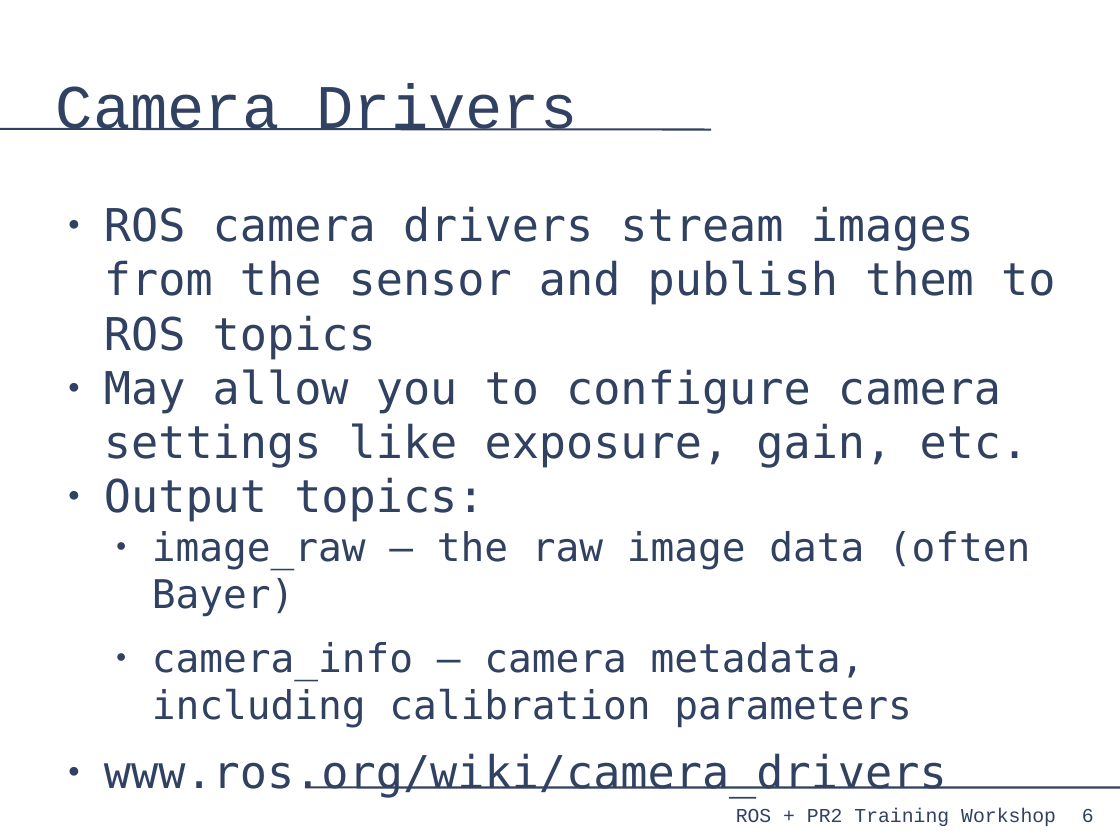
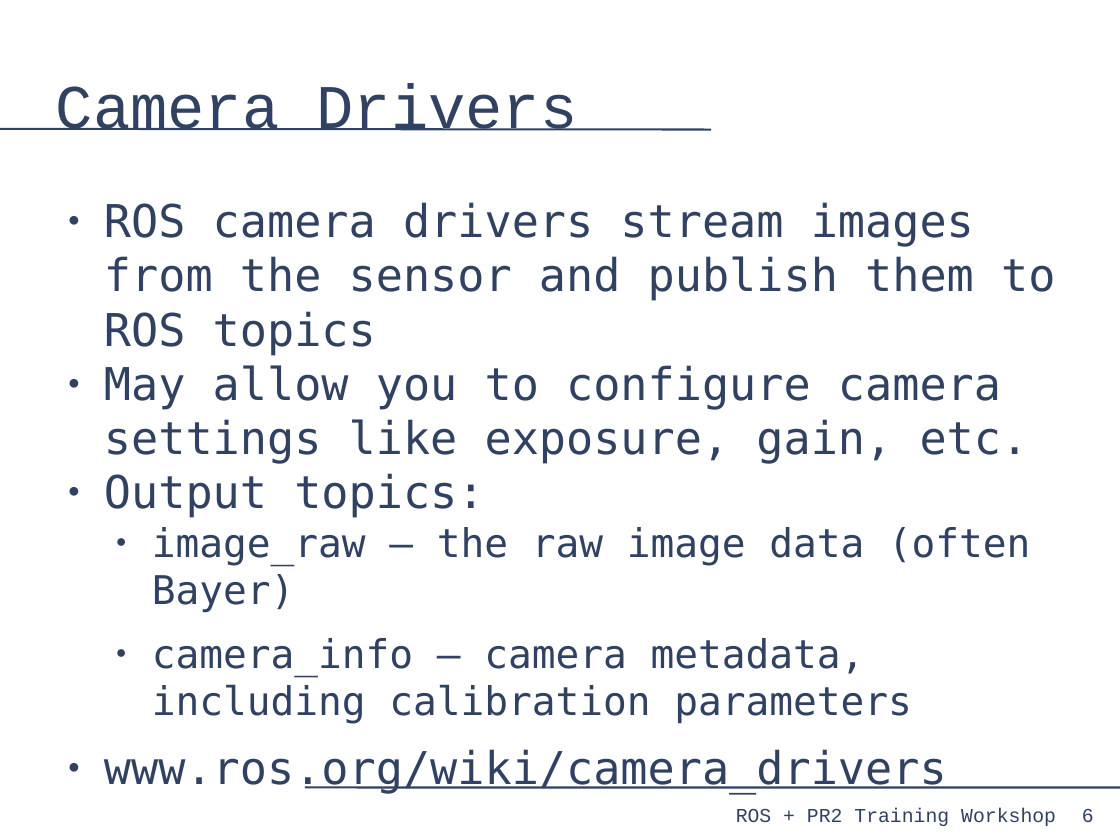
Before and after one commit to PR2/pr2_docs, a slide deck: slide 6 of pr2_training_workshop/processing_camera_data/slides.odp. Drawn at 1120x840 pixels with LibreOffice and Linux fonts; fonts in the diff are those of the drawing. Boxes give left, top, right and bottom in pixels: in the first picture for what was removed or moved away, otherwise in the second. Text is boxed around its words. In the diff, an @@ line names an element or a change of style, - is before the commit and + after.

```diff
--- a/pr2_training_workshop/processing_camera_data/slides.odp
+++ b/pr2_training_workshop/processing_camera_data/slides.odp
@@ text "ROS camera drivers stream images ...": place and size @@
-text "ROS camera drivers stream images ..." at [104,206,1055,799]
+text "ROS camera drivers stream images ..." at [104,202,1055,795]
```
Also in this commit, not shown: 6 other slides changed, 1 slide added, 1 slide removed.
